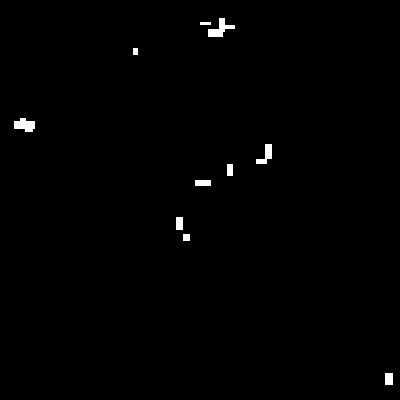
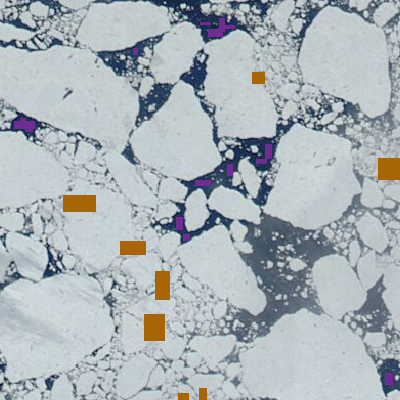
The second 400 × 400 image is a revision of the first. Changes to its layers:
added layer "ice samples" (2nd of 2) above "water" over [63,72,400,400]
hid "water" over [0,0,400,400]
hid "ice floes" (2nd of 2) over [0,0,400,400]
